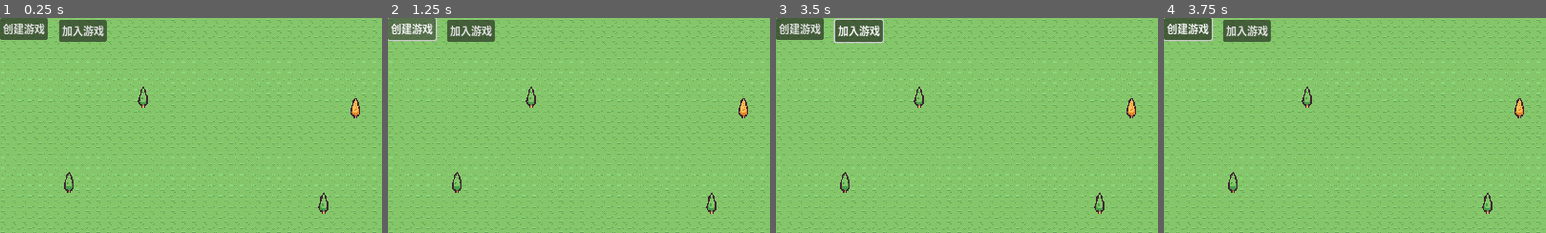
Above: before the commit, frames 1-4 (left to right).
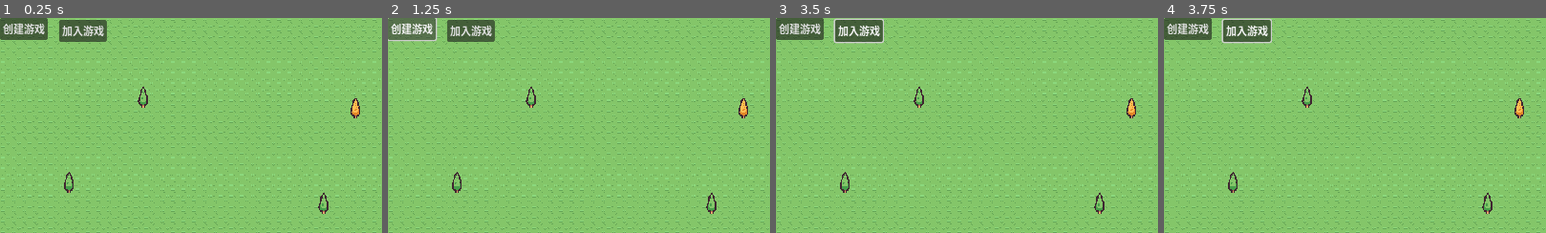
Above: after the commit, the same moments.

Repository: groveeee/godot-multiplayer
Game: Godot game, scene res://src/Main.tscn
The game is run twice, just before and just after one commit, with the same random seed, the same clock (stepped at 60 frames per second) and the same inputs.
Inputs (mouse positions are % of the whole screen's width and height, from its top left):
- Up to frame 1 (0.25 s): no input
- Up to frame 2 (1.25 s): click "创建游戏" at 0.5 s
- Up to frame 3 (3.5 s): click "加入游戏" at 1.25 s; tap Enter (ui_accept) at 2, 2.27, 2.75, 3.02 s; move the mouse to (72, 45) at 2.02 s; hold Right (ui_right) from 2.03 s (still down); tap X (attack) at 2.1 s; click (72, 45) at 2.17 s; move the mouse to (30, 55) at 2.77 s; tap Y (lock_camera) at 2.85 s
- Up to frame 4 (3.75 s): tap Enter (ui_accept) at 3.5 s; move the mouse to (60, 28) at 3.52 s; release Right (ui_right) at 3.53 s; press the mouse at (60, 28) at 3.53 s; hold Left (ui_left) from 3.53 s (still down)
The pictures show only the part of the screen within x 0-50%, y 0-50%; the shares and areas given below are measured in that part.

Frames 1-3 are identical in both runs. In frame 4, 0.4% of the frame differs, in the area x 0-29%, y 0-12%.

Commit message:
fix:取消键盘控制按钮焦点

Diff:
--- a/src/Main.tscn
+++ b/src/Main.tscn
@@ -25,6 +25,7 @@
 layout_mode = 0
 offset_right = 8.0
 offset_bottom = 8.0
+focus_mode = 1
 text = "创建游戏"
 
 [node name="JoinGameServerButton" type="Button" parent="UI/Control"]
@@ -33,13 +34,15 @@
 offset_top = 3.0
 offset_right = 161.0
 offset_bottom = 34.0
+focus_mode = 1
 text = "加入游戏"
 
-[node name="MultiplayerSpawner" type="MultiplayerSpawner" parent="."]
+[node name="MultiplayerSpawnerPlayers" type="MultiplayerSpawner" parent="."]
 _spawnable_scenes = PackedStringArray("res://src/players/player.tscn")
 spawn_path = NodePath("../Players")
+spawn_limit = 6
 
-[node name="MultiplayerSpawner2" type="MultiplayerSpawner" parent="."]
+[node name="MultiplayerSpawnerEnemys" type="MultiplayerSpawner" parent="."]
 _spawnable_scenes = PackedStringArray("res://src/enemys/orc.tscn")
 spawn_path = NodePath("../Enemys")
 
--- a/src/main.gd
+++ b/src/main.gd
@@ -7,6 +7,8 @@
 const ORC = preload("res://src/enemys/orc.tscn")
 @onready var players: Node = $Players
 @onready var enemys: Node = $Enemys
+@onready var create_game_server_button: Button = $UI/Control/CreateGameServerButton
+@onready var join_game_server_button: Button = $UI/Control/JoinGameServerButton
 
 
 func _ready() -> void:
@@ -16,12 +18,14 @@
 # 创建游戏服务器
 func _on_create_game_server_button_button_down() -> void:
 	# 创建服务器
-	var error = peer.create_server(7788)
+	var error: int = peer.create_server(7788)
 	if error != OK:
 		print("创建服务器失败")
 		return
 	else:
 		print("创建服务器成功")
+	create_game_server_button.focus_mode=Control.FOCUS_NONE
+	join_game_server_button.focus_mode=Control.FOCUS_NONE
 	# 绑定服务器
 	# 每个节点都会有一个multiplayer属性 它是对场景树为其配置的MultiplayerAPI实例的引用 multiplayer_peer就是MultiplayerAPI的一个属性 也就是说MultiplayerAPI管理着multiplayer_peer
 
@@ -45,7 +49,7 @@
 	print("开始添加玩家"+str(id))
 	# 实例化一个玩家场景
 	print("开始实例化场景")
-	var player = PLAYER.instantiate()
+	var player: Node = PLAYER.instantiate()
 	print("场景实例化完成")
 	player.name = str(id)
 	print("添加玩家到场景树")
@@ -61,5 +65,10 @@
 
 # 加入游戏服务器
 func _on_join_game_server_button_button_down() -> void:
-	peer.create_client("127.0.0.1", 7788)
+	var error:int = peer.create_client("127.0.0.1", 7788)
+	if error!=OK:
+		print("加入服务器失败")
+		return
 	multiplayer.multiplayer_peer = peer
+	create_game_server_button.focus_mode=Control.FOCUS_NONE
+	join_game_server_button.focus_mode=Control.FOCUS_NONE
